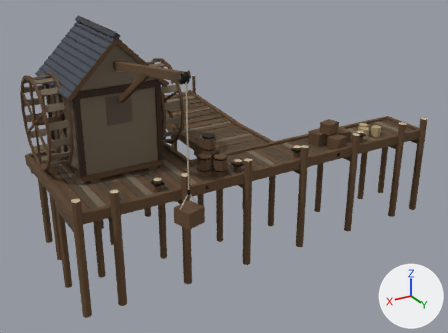
What one commit did to the glTF model game/assets/modelle/wasser/wasser_hafensteg.glb.
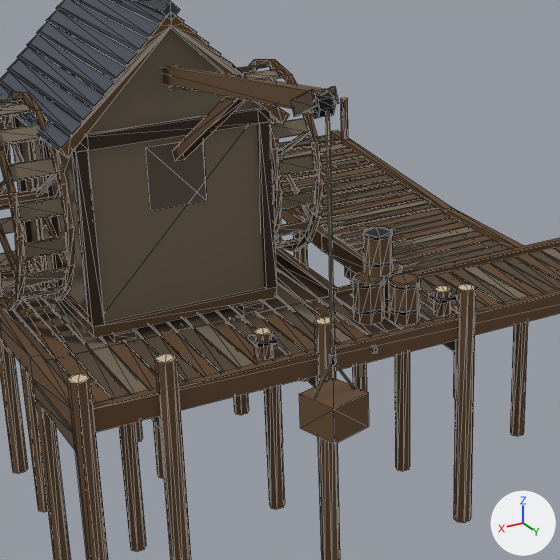
Each version appears first whole from a 50 mm lens placed at (14.83, 30.75, 10.63), pointed at (1.25, 8.12, -0.69), and next in a close-up on the part from 9% to 65% of the width and 10% to 85% of the height. The axes (+X, +Y, +Z) are drawn at lower right. The lights are the same throughout. The last two pictures show the newer version. The close-ups show mesh edges as thin lines. Where no turn or scale is listed for an object, it has been applied to the vertices. Vertices at exactly the same position are counted once.

The first close-up shows 'Hafensteg', 'Kranhaus', 'Tretrad'.
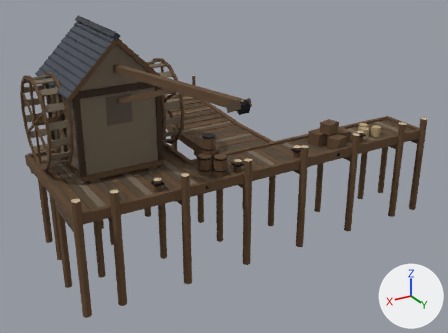
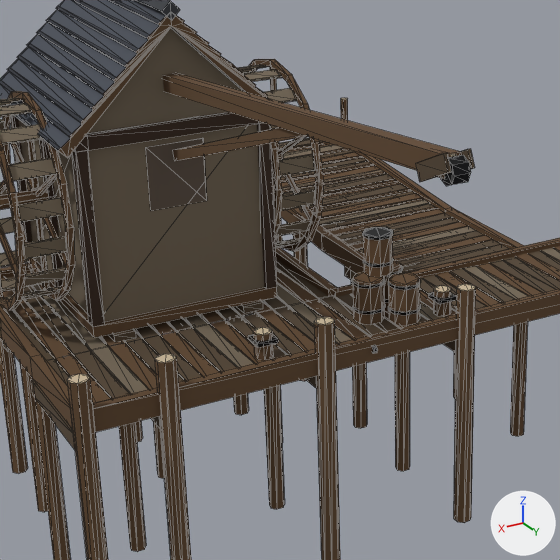
Where the change shows, as pixel boxes [x1, y1, x2, y2] in the close-ups (560 x 560 px; the box of a moved part takes in the faces that stretch with it):
'Kranhaus', reshaped: before [0, 0, 369, 444]; after [0, 0, 475, 338]
part 1 of me_kranhaus, moved or reshaped: before [327, 86, 339, 105]; after [461, 149, 475, 169]
part 2 of me_kranhaus, moved or reshaped: before [291, 90, 317, 117]; after [416, 153, 451, 182]
part 3 of me_kranhaus, moved or reshaped: before [310, 92, 335, 119]; after [441, 155, 471, 186]
part 4 of me_kranhaus, rebuilt (80% wider, 48% shorter): before [172, 96, 245, 161]; after [173, 128, 305, 161]
part 5 of me_kranhaus, deleted: before [329, 353, 336, 366]
part 6 of me_kranhaus, deleted: before [326, 111, 334, 355]
part 7 of me_kranhaus, deleted: before [335, 364, 355, 388]
part 8 of me_kranhaus, deleted (brown): before [299, 378, 369, 444]
part 9 of me_kranhaus, deleted: before [312, 364, 332, 399]
part 10 of me_kranhaus, moved or reshaped: before [162, 66, 327, 113]; after [163, 73, 461, 179]

Patch to the scene script:
```diff
--- a/game/assets/modelle/wasser/wasser_hafensteg.glb.py
+++ b/game/assets/modelle/wasser/wasser_hafensteg.glb.py
@@ me_kranhaus @@
 # used by ob_kranhaus; location = (6.0, 5.8, -0.06)
-me_kranhaus.from_pydata(...)  # 376 vertices, 536 faces; spans x -2.21..2.21, y -2.28..8.37, z 0.0..5.99
+me_kranhaus.from_pydata(...)  # 336 vertices, 486 faces; spans x -2.21..2.21, y -2.28..11.43, z 0.0..5.99
+# me_kranhaus part 1: the loose piece of 8 vertices spanning x -0.2..-0.14, y 7.15..7.9, z 5.19..5.71 is moved by (0.0, 3.5, 0.0)
+# me_kranhaus part 2: the loose piece of 8 vertices spanning x 0.14..0.2, y 7.15..7.9, z 5.19..5.71 is moved by (0.0, 3.5, 0.0)
+# me_kranhaus part 3: the loose piece of 16 vertices spanning x -0.12..0.12, y 7.57..7.93, z 5.27..5.63 is moved by (0.0, 3.5, 0.0)
+# me_kranhaus part 4: the loose piece of 8 vertices spanning x -0.09..0.09, y 2.0..5.2, z 3.11..5.21 is rebuilt with 8 vertices and now spans x -0.09..0.09, y 2.02..7.7, z 3.11..5.22
+# me_kranhaus part 5: the loose piece of 8 vertices spanning x -0.04..0.04, y 7.87..7.93, z 1.43..1.61 is deleted
+# me_kranhaus part 6: the loose piece of 8 vertices spanning x -0.02..0.02, y 7.88..7.94, z 1.6..5.4 is deleted
+# me_kranhaus part 7: the loose piece of 8 vertices spanning x -0.36..-0.02, y 7.88..7.91, z 0.94..1.46 is deleted
+# me_kranhaus part 8: the loose piece of 8 vertices spanning x -0.47..0.47, y 7.43..8.37, z 0.35..0.95 is deleted
+# me_kranhaus part 9: the loose piece of 8 vertices spanning x 0.02..0.36, y 7.88..7.91, z 0.94..1.46 is deleted
+# me_kranhaus part 10
+# 8 vertices are removed from x -0.13..0.13, y 7.68..7.75, z 5.35..5.65
+# 16 faces are deleted
+# 4 vertices move within x -0.13..0.13, y -1.42..-1.38, z 4.0..4.3
+# 8 vertices are added at x -0.13..0.13, y 11.18..11.25, z 5.35..5.65
+# 8 new faces join them, mat_holz
+# 8 new faces join them, mat_farben
 me_kranhaus.materials.append(mat_holz)
```
